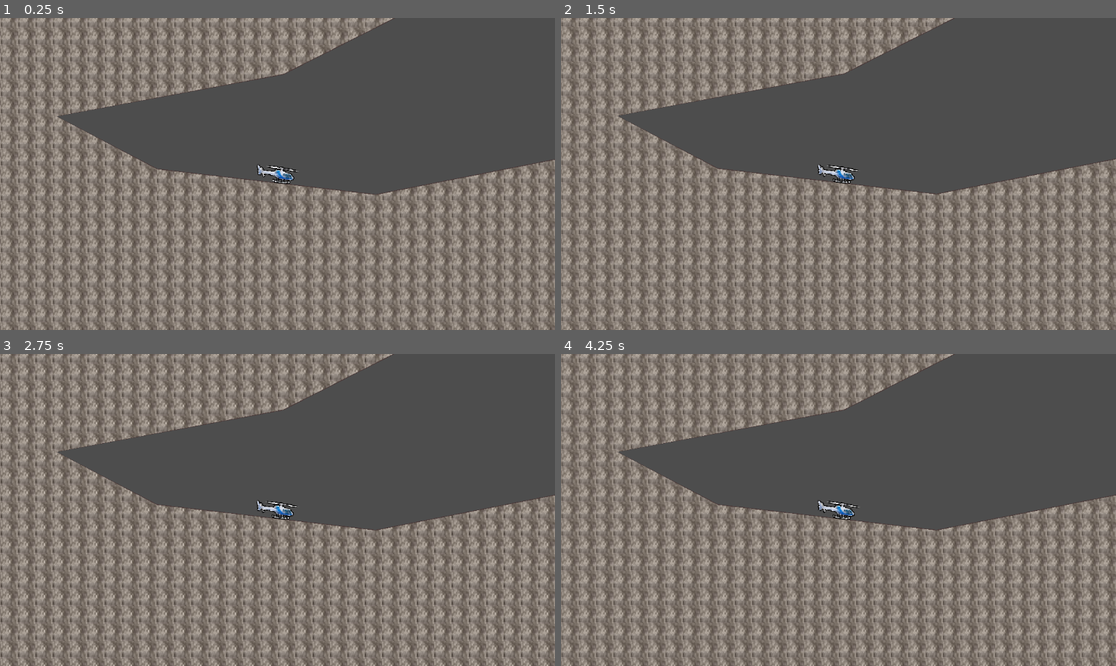
Above: before the commit, frames 1-4 (two rows, left to right).
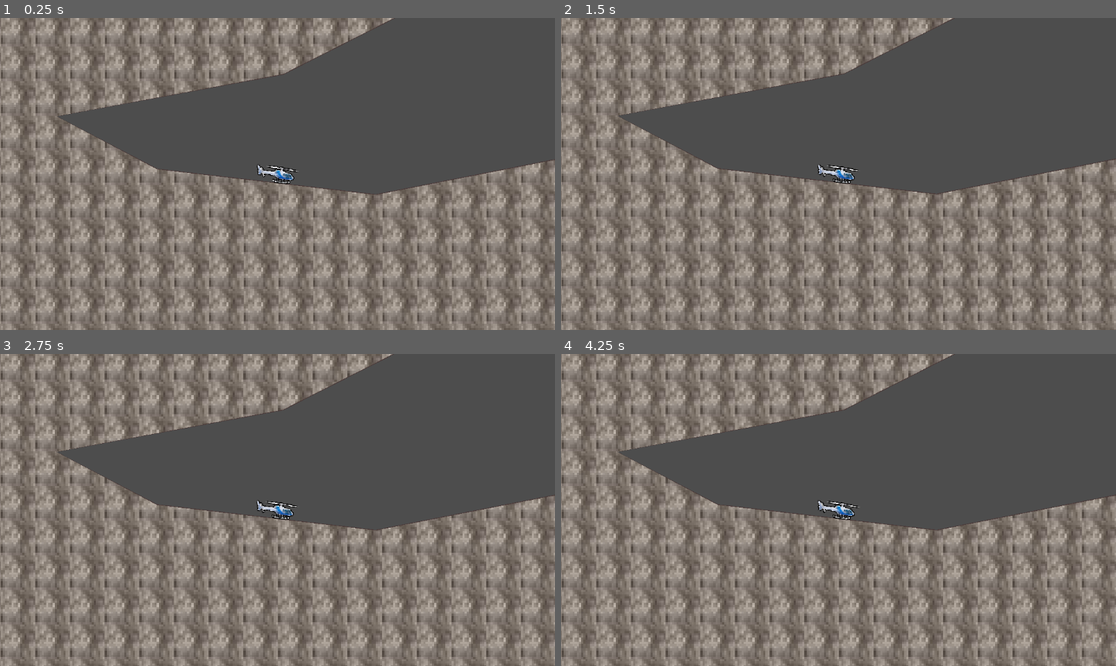
Above: after the commit, the same moments.

Repository: crispyBrownWork/fathelicopter
Game: Godot game, scene res://world_environment.tscn
The game is run twice, just before and just after one commit, with the same random seed, the same clock (stepped at 60 frames per second) and the same inputs.
Inputs (mouse positions are in pixels of both pictures, inside the frame that each line leads up to):
- Up to frame 1 (0.25 s): no input
- Up to frame 2 (1.5 s): tap Enter at 0.5 s; move the mouse to (960, 158) at 0.52 s; hold Right (ui_right) 0.53-1.25 s; hold Alt 0.53-1.25 s; click (960, 158) at 0.67 s; tap Space at 0.77 s; drag from (727, 189) to (810, 236) at 1.27 s
- Up to frame 3 (2.75 s): tap R (reset) at 2 s; move the mouse to (333, 441) at 2.02 s; hold Right (ui_right) from 2.03 s (still down); hold Ctrl from 2.03 s (still down)
- Up to frame 4 (4.25 s): release Right (ui_right) at 2.75 s; release Ctrl at 2.75 s; drag from (810, 572) to (672, 463) at 2.77 s; tap R (reset) at 3.5 s; move the mouse to (1005, 556) at 3.52 s; hold Left (ui_left) from 3.53 s (still down); hold Alt from 3.53 s (still down); tap Space at 3.77 s

The runs differ from the first frame. In frame 1, 31% of the frame differs, in the area x 0-100%, y 0-100%; in frame 2, 30%; in frame 3, 30%; in frame 4, 30%.

Commit message:
light changes

Diff:
--- a/world_environment.tscn
+++ b/world_environment.tscn
@@ -1109,7 +1109,7 @@
 fill_textures = Array[Texture2D]([ExtResource("9_5c6ox")])
 fill_texture_z_index = -10
 fill_texture_show_behind_parent = false
-fill_texture_scale = 1.5
+fill_texture_scale = 3.0
 fill_texture_absolute_position = false
 fill_texture_absolute_rotation = false
 fill_texture_offset = Vector2(0, 0)
Not shown: 60 places in world_environment.tscn that only renumber resources
